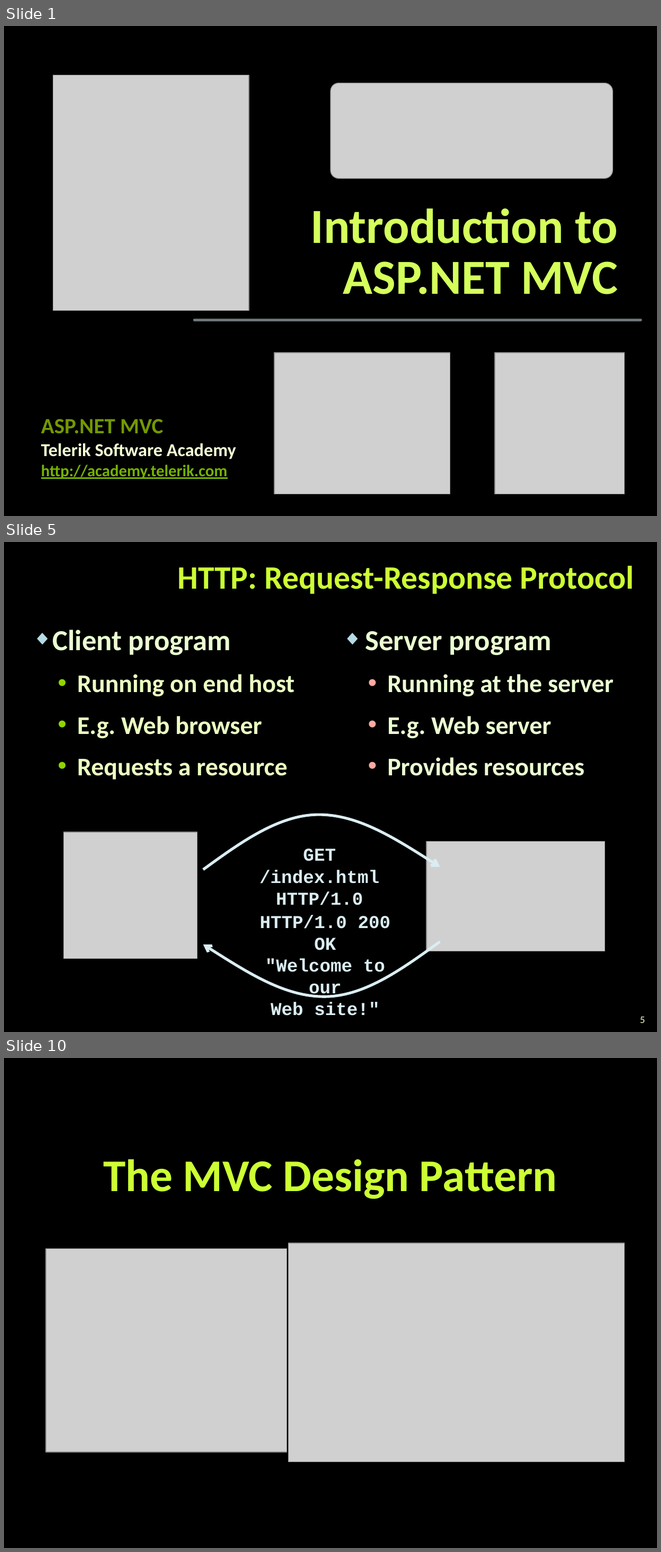
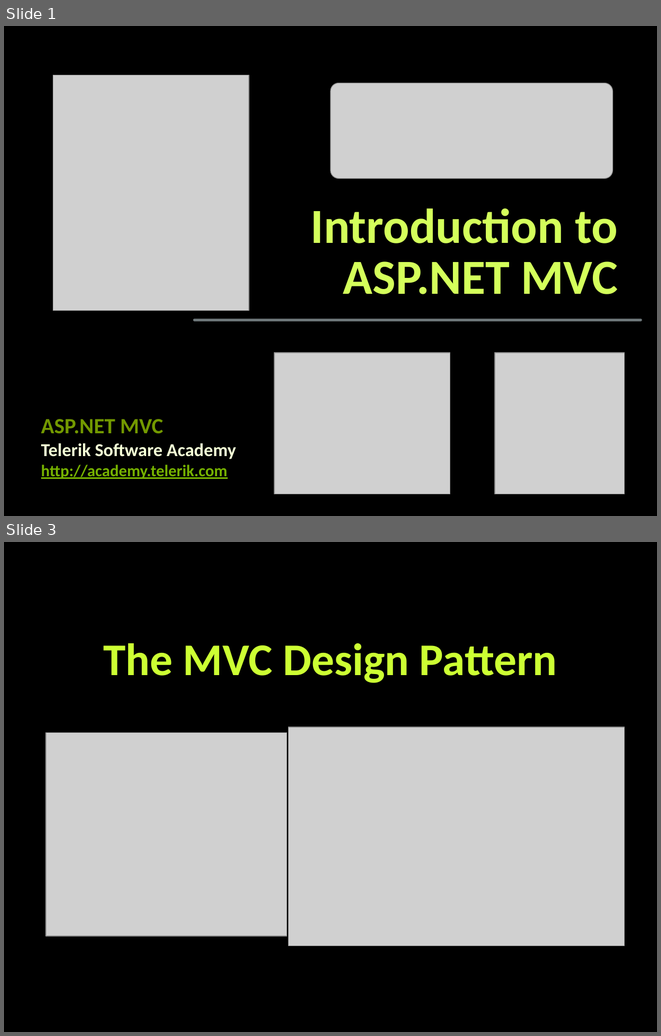
Before and after one commit to TelerikAcademy/ASP.NET-MVC, a slide deck: 01. Introduction-to-ASP.NET-MVC/Introduction to ASP.NET MVC.pptx. Shown one above the other, each under a label of ours: slides 1, 5 and 10 before the commit, slides 1 and 3 after it; the slides between them are not shown. The pictures are 661x1552 and 661x1036 pixels, drawn with LibreOffice and Linux fonts; fonts in the diff are those of the drawing; grey boxes stand for pictures; background and template pictures are left out. Boxes give left, top, right and bottom in pixels: in the first picture for what was removed or moved away, otherwise in the second. Text is boxed around its words. In the diff, an @@ line names an element or a change of style, - is before the commit and + after.

Commit message:
Removed HTTP slides from Introduction to ASP.NET MVC.pptx

```diff
--- a/01. Introduction-to-ASP.NET-MVC/Introduction to ASP.NET MVC.pptx
+++ b/01. Introduction-to-ASP.NET-MVC/Introduction to ASP.NET MVC.pptx
@@ slide 5 removed at (4,542,657,1032), background picture (left out) @@
@@ title removed at (177,565,634,594) @@
-HTTP: Request-Response Protocol
@@ text removed at (52,629,295,779) @@
-◆ Client program
-  • Running on end host
-  • E.g. Web browser
-  • Requests a resource
@@ text removed at (365,631,614,776) @@
-◆ Server program
-  • Running at the server
-  • E.g. Web server
-  • Provides resources
@@ freeform shape removed at (203,814,440,870) @@
@@ picture removed at (64,832,197,959) @@
@@ picture removed at (426,841,604,951) @@
@@ text removed at (259,848,379,905) @@
-GET /index.html
-HTTP/1.0
@@ text removed at (260,915,391,1015) @@
-HTTP/1.0 200 OK
-"Welcome to our
-Web site!"
@@ freeform shape removed at (203,942,440,997) @@
@@ page number removed at (640,1016,645,1023) @@
-5
@@ what was slide 10 is now slide 3 @@
```
Also in this commit, not shown: 4 slides changed, 6 other slides removed.
